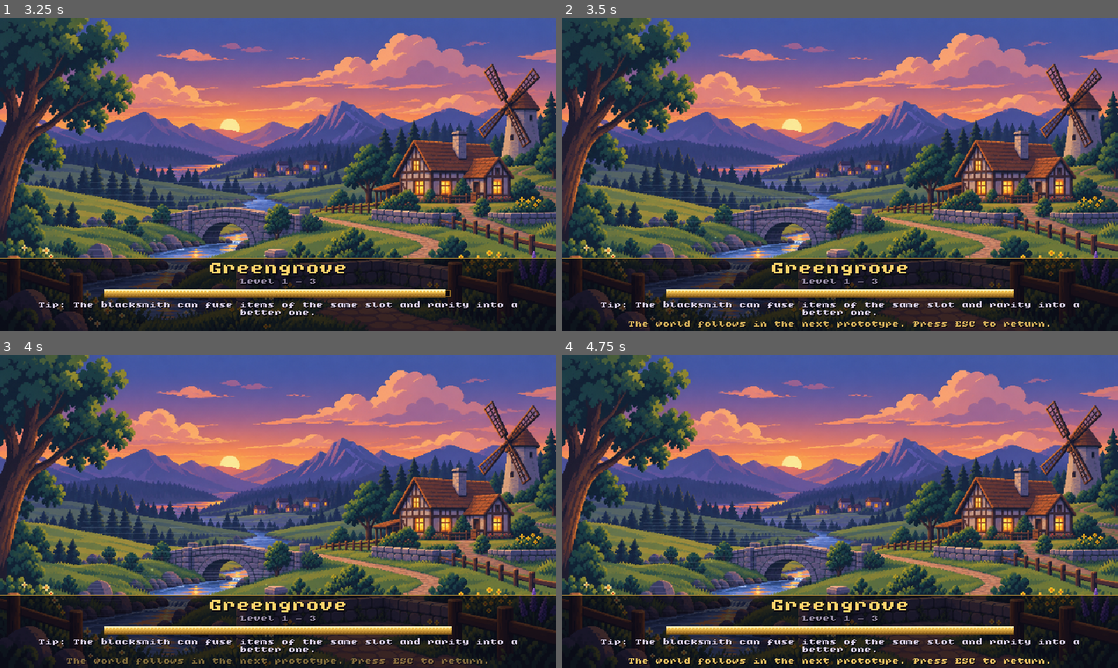
Above: before the commit, frames 1-4 (two rows, left to right).
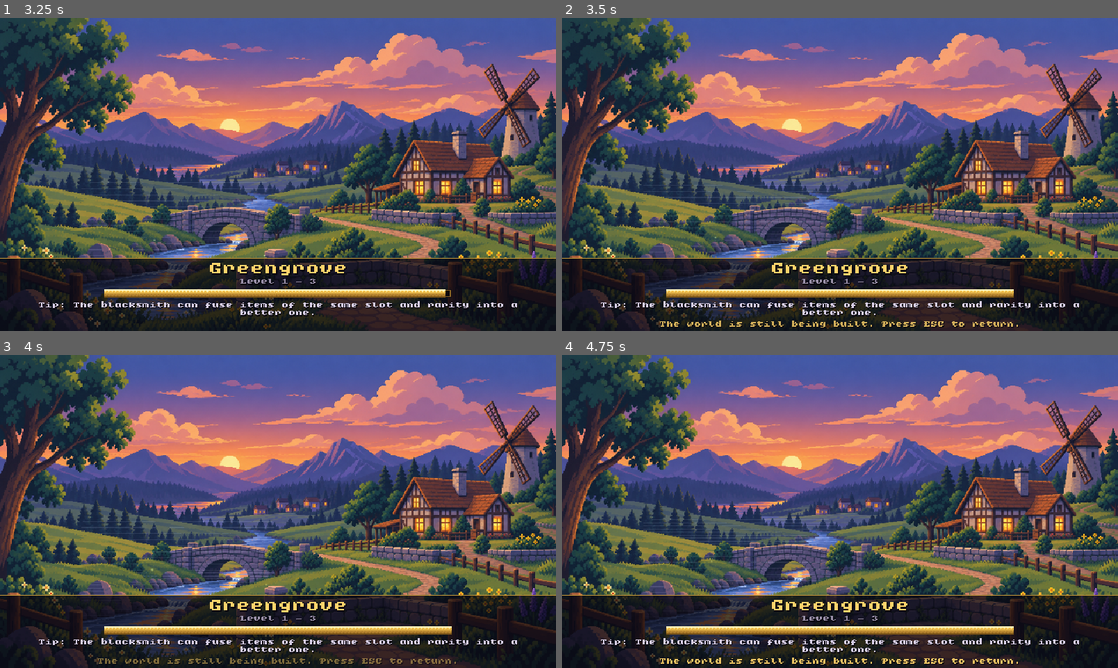
Above: after the commit, the same moments.

Repository: milchinien/Healer-Simulator
Game: Godot game, scene res://src/scenes/loading/loading.tscn
Same seed, same stepped clock (60 frames per second), same inputs: the game is played once before the commit and once after it. This scene is started directly instead of the project's main scene.
Inputs (mouse positions are in pixels of both pictures, inside the frame that each line leads up to):
- Up to frame 1 (3.25 s): tap Enter (ui_accept) at 0.5, 0.77 s; move the mouse to (400, 158) at 0.52 s; hold Up (ui_up) 0.53-1.25 s; tap Delete at 0.6, 2.1 s; click (400, 158) at 0.67 s; drag from (166, 190) to (250, 237) at 1.27 s; move the mouse to (333, 105) at 2.02 s; hold Up (ui_up) 2.03-2.75 s; click (333, 105) at 2.17 s; drag from (250, 237) to (111, 127) at 2.77 s
- Up to frame 2 (3.5 s): no input
- Up to frame 3 (4 s): move the mouse to (444, 558) at 3.52 s; hold Down (ui_down) from 3.53 s (still down); tap Delete at 3.6 s; click (444, 558) at 3.67 s; tap Enter (ui_accept) at 3.77 s
- Up to frame 4 (4.75 s): release Down (ui_down) at 4.25 s; drag from (673, 464) to (756, 433) at 4.27 s

Frame 1 is identical in both runs. In frame 2, 0.8% of the frame differs, in the area x 12-88%, y 96-100%; in frame 3, 0.7%; in frame 4, 0.8%.

Commit message:
Spiel: Prototyp-Hinweise entfernt, MCP-Plugin aktiviert
Texte (Version statt "Prototype 1", Welt noch im Bau), README, Werkzeuge
(build_assets.py nutzt healer-simulator als Standard) und GDD angepasst.

Co-Authored-By: Claude Opus 5.5 (1M context) <noreply@anthropic.com>

Diff:
--- a/healer-simulator/data/i18n.json
+++ b/healer-simulator/data/i18n.json
@@ -7,8 +7,8 @@
   "de": "Beliebige Taste drücken"
  },
  "TITLE_VERSION": {
-  "en": "Prototype 1 - v{v}",
-  "de": "Prototyp 1 - v{v}"
+  "en": "Version {v}",
+  "de": "Version {v}"
  },
  "TITLE_CREDITS": {
   "en": "Font: Dungeon Mode by Vinicius Menezio (CC0)",
@@ -391,8 +391,8 @@
   "de": "Effekte"
  },
  "OPT_AUDIO_HINT": {
-  "en": "Music will be added in a later prototype.",
-  "de": "Musik kommt in einem späteren Prototyp dazu."
+  "en": "Music will be added in a later version.",
+  "de": "Musik kommt in einer späteren Version dazu."
  },
  "OPT_LANGUAGE_HINT": {
   "en": "The language changes immediately.",
@@ -418,9 +418,9 @@
   "en": "Tip: {tip}",
   "de": "Tipp: {tip}"
  },
- "LOADING_NEXT_PROTOTYPE": {
-  "en": "The world follows in the next prototype. Press ESC to return.",
-  "de": "Die Welt folgt im nächsten Prototyp. ESC führt zurück."
+ "LOADING_WORLD_PENDING": {
+  "en": "The world is still being built. Press ESC to return.",
+  "de": "Die Welt ist noch im Bau. ESC führt zurück."
  },
  "TIP_1": {
   "en": "Heal the tank before their health runs low. Mana is worth more than haste.",
--- a/healer-simulator/project.godot
+++ b/healer-simulator/project.godot
@@ -11,12 +11,12 @@
 [application]
 
 config/name="Healer Simulator"
-config/description="Prototyp 1: Titel, Charakterauswahl, Charaktererstellung, Optionen"
+config/description="Healer Simulator – Heiler in einer MMORPG-artigen Welt"
 config/version="0.1.0"
 run/main_scene="res://src/scenes/boot/boot.tscn"
 config/features=PackedStringArray("4.7", "GL Compatibility")
+boot_splash/bg_color=Color(0.0275, 0.0196, 0.0431, 1)
 boot_splash/show_image=false
-boot_splash/bg_color=Color(0.0275, 0.0196, 0.0431, 1)
 config/icon="res://assets/gfx/icon.png"
 
 [autoload]
@@ -35,23 +35,22 @@
 window/size/window_width_override=1280
 window/size/window_height_override=720
 window/stretch/mode="viewport"
-window/stretch/aspect="keep"
 window/stretch/scale_mode="integer"
+
+[editor_plugins]
+
+enabled=PackedStringArray("res://addons/claude_mcp/plugin.cfg")
 
 [gui]
 
+timers/tooltip_delay_sec=0.35
 common/drop_mouse_on_gui_input_disabled=true
-timers/tooltip_delay_sec=0.35
-
-[input_devices]
-
-pointing/emulate_touch_from_mouse=false
 
 [rendering]
 
 textures/canvas_textures/default_texture_filter=0
 renderer/rendering_method="gl_compatibility"
 renderer/rendering_method.mobile="gl_compatibility"
+environment/defaults/default_clear_color=Color(0.0275, 0.0196, 0.0431, 1)
 2d/snap/snap_2d_transforms_to_pixel=true
 2d/snap/snap_2d_vertices_to_pixel=true
-environment/defaults/default_clear_color=Color(0.0275, 0.0196, 0.0431, 1)
--- a/healer-simulator/src/scenes/boot/boot.gd
+++ b/healer-simulator/src/scenes/boot/boot.gd
@@ -58,7 +58,7 @@
 				c["spec"] = "holy"
 				c["gold"] = 4820
 				c["playtime"] = 181000.0
-				# In diesem Prototyp gibt es nur Krieger-Grafiken; weitere Klassen folgen spaeter
+				# Bisher gibt es nur Krieger-Grafiken; weitere Klassen folgen spaeter
 				for _k in 3:
 					c["group"].append(CharacterFactory.create_member("warrior", 35, rng))
 			3:
--- a/healer-simulator/src/scenes/loading/loading.gd
+++ b/healer-simulator/src/scenes/loading/loading.gd
@@ -1,5 +1,5 @@
 extends Control
-## Ladebildschirm von Welt 1 (Gruenhain). Die Spielwelt selbst folgt im naechsten Prototyp;
+## Ladebildschirm von Welt 1 (Gruenhain). Die Spielwelt (Hauptbildschirm) ist noch im Bau;
 ## nach dem Laden fuehrt ESC zurueck zur Charakterauswahl.
 
 const TIPS := 8
@@ -54,7 +54,7 @@
 	UI.place(tip, Vector2(40, 326), Vector2(560, 20))
 	add_child(tip)
 
-	_hint = UI.label("LOADING_NEXT_PROTOTYPE", "GoldLabel", HORIZONTAL_ALIGNMENT_CENTER)
+	_hint = UI.label("LOADING_WORLD_PENDING", "GoldLabel", HORIZONTAL_ALIGNMENT_CENTER)
 	UI.place(_hint, Vector2(0, 348), Vector2(640, 10))
 	_hint.visible = false
 	add_child(_hint)
Not shown, changed: GAME_DESIGN.md
Not shown, changed: healer-simulator/README.md
Not shown, changed: healer-simulator/Spiel_starten.bat
Not shown, changed: werkzeuge/build_assets.py
Not shown, changed: werkzeuge/godot_shots.py
